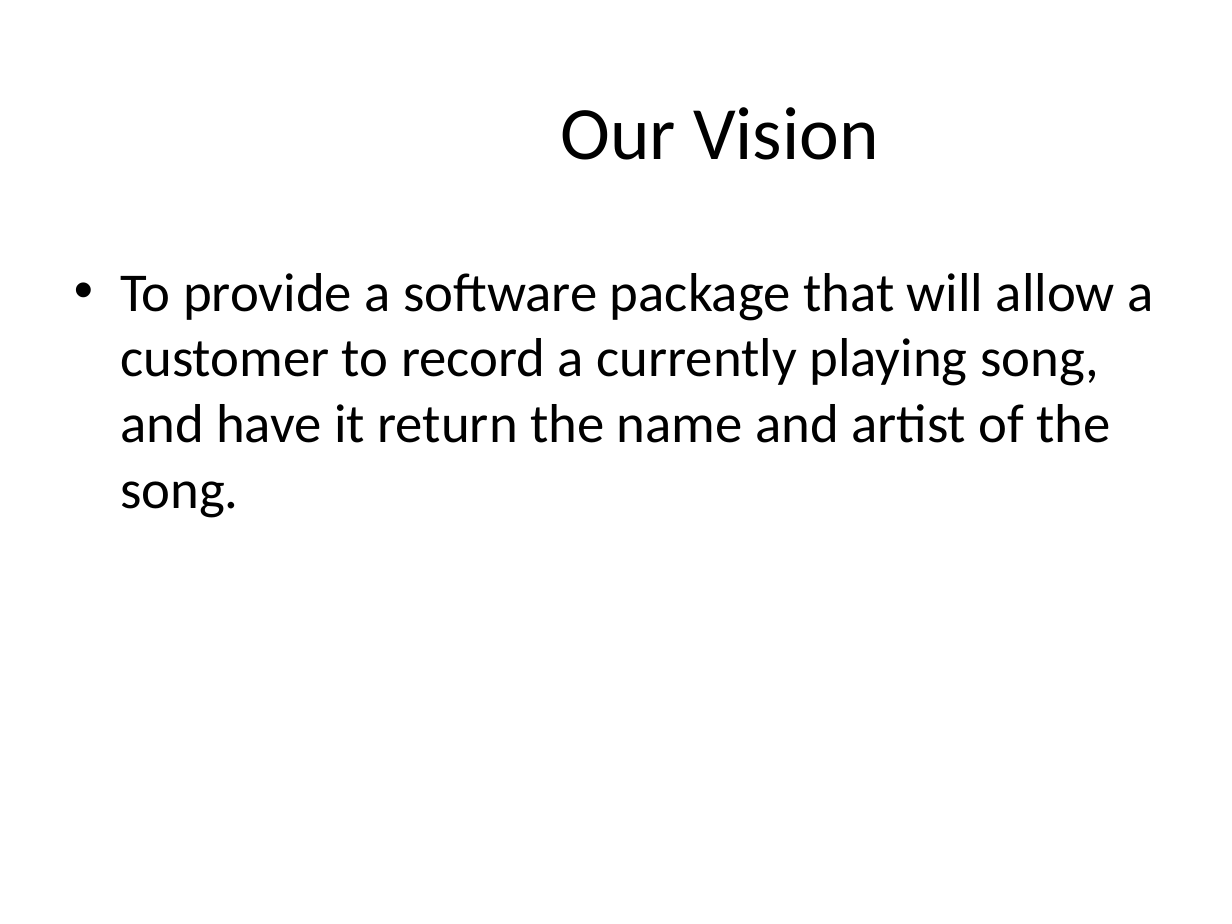
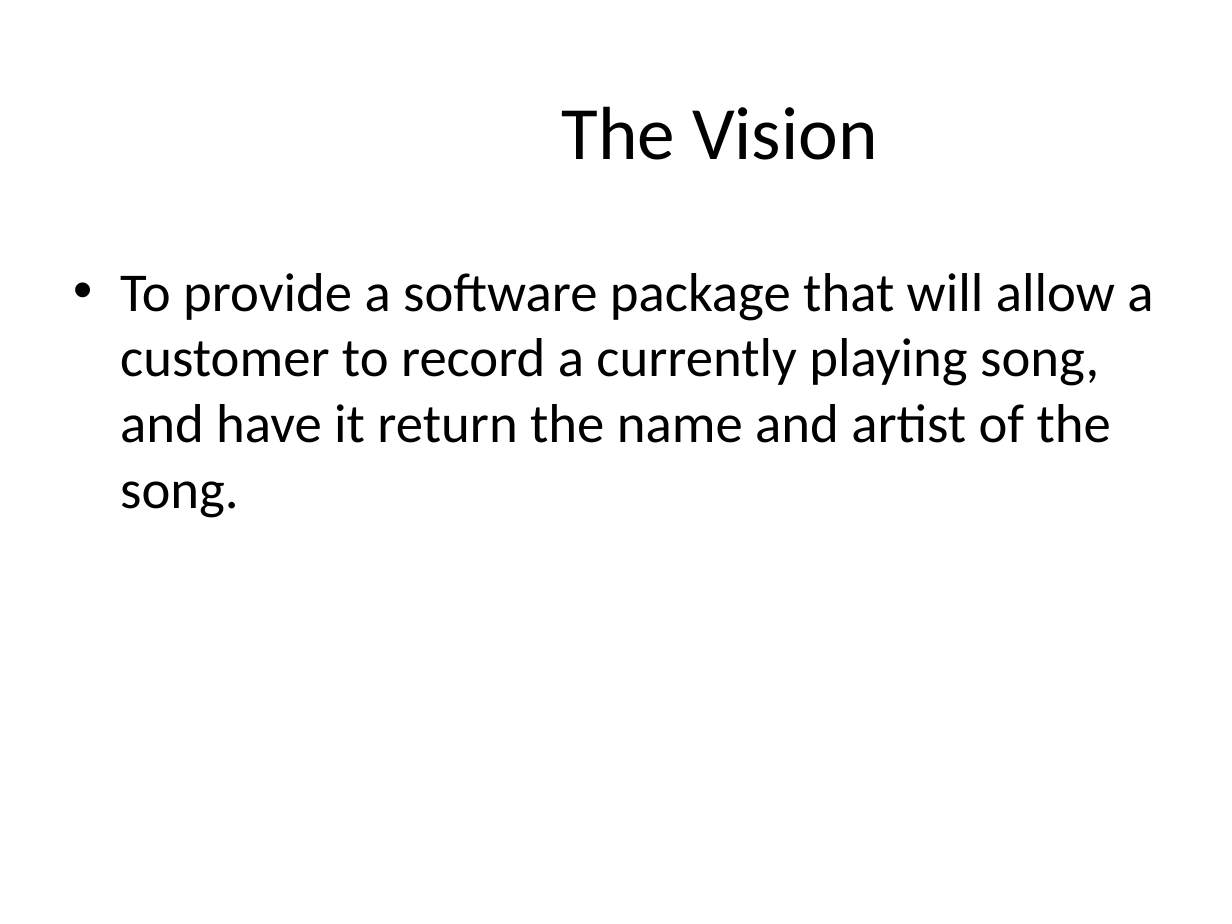
Before and after one commit to master20151121/mmoments, a slide deck: slide 3 of Mobile Musical Moments.pptx. Drawn at 1232x924 pixels with LibreOffice and Linux fonts; fonts in the diff are those of the drawing; background and template pictures are left out. Boxes give left, top, right and bottom in pixels: in the first picture for what was removed or moved away, otherwise in the second. Text is boxed around its words. In the diff, an @@ line names an element or a change of style, - is before the commit and + after.

```diff
--- a/Mobile Musical Moments.pptx
+++ b/Mobile Musical Moments.pptx
@@ title at (561,106,878,160): text changed @@
-Our Vision
+The Vision
```
Also in this commit, not shown: 3 other slides changed, 3 slides added, 2 slides removed.
